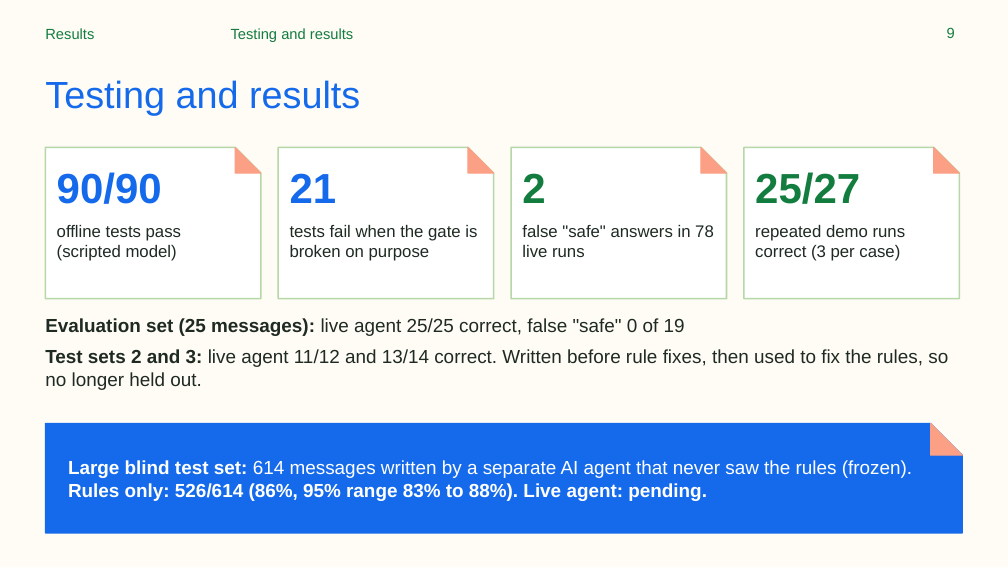
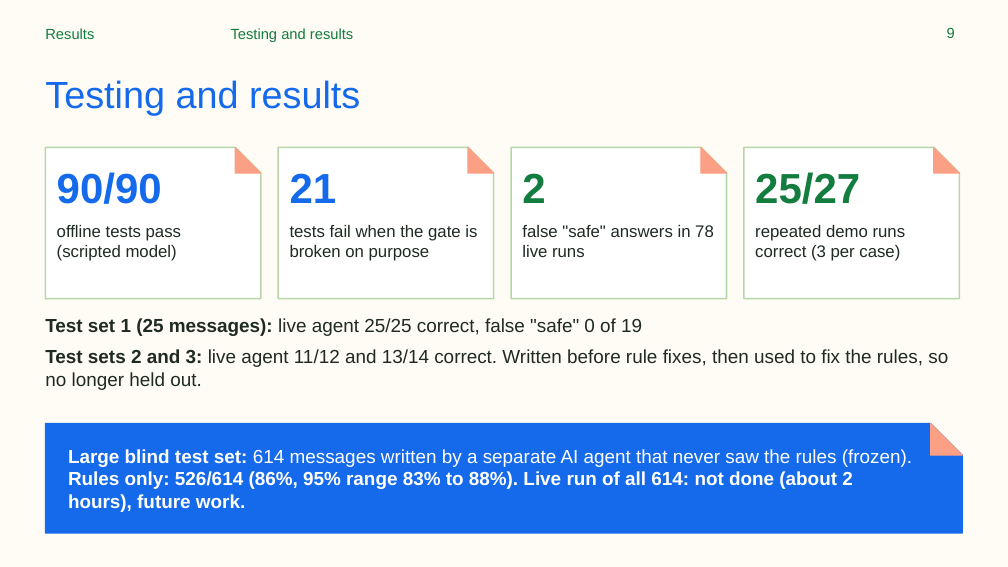
Before and after one commit to ARUNAS95/ScamShield, a slide deck: slide 9 of docs/ScamShield_Presentation.pptx. Drawn at 1008x567 pixels with LibreOffice and Linux fonts; fonts in the diff are those of the drawing. Boxes give left, top, right and bottom in pixels: in the first picture for what was removed or moved away, otherwise in the second. Text is boxed around its words. In the diff, an @@ line names an element or a change of style, - is before the commit and + after.

Commit message:
Final critic fixes: demo points at the gate rejecting 'safe' after the tool failure, honest wording, no pending columns

```diff
--- a/docs/ScamShield_Presentation.pptx
+++ b/docs/ScamShield_Presentation.pptx
@@ text at (45,318,642,336): text changed @@
-• Evaluation set (25 messages): live agent 25/25 correct, false "safe" 0 of 19
+• Test set 1 (25 messages): live agent 25/25 correct, false "safe" 0 of 19
@@ text at (68,449,912,512): text changed @@
-Large blind test set: 614 messages written by a separate AI agent that never saw the rules (frozen). Rules only: 526/614 (86%, 95% range 83% to 88%). Live agent: pending.
+Large blind test set: 614 messages written by a separate AI agent that never saw the rules (frozen). Rules only: 526/614 (86%, 95% range 83% to 88%). Live run of all 614: not done (about 2 hours), future work.
```
Also in this commit, not shown: 7 other files.
